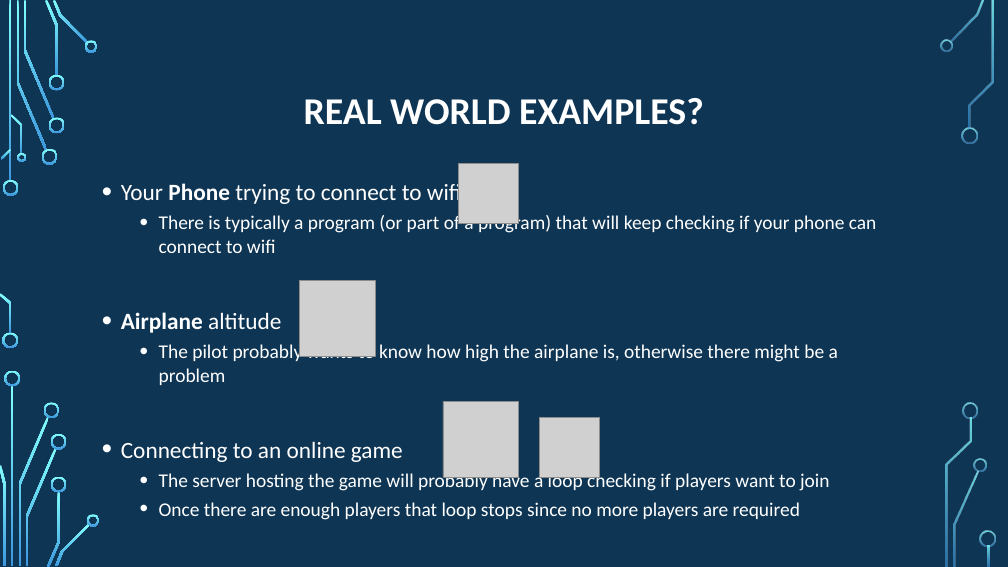
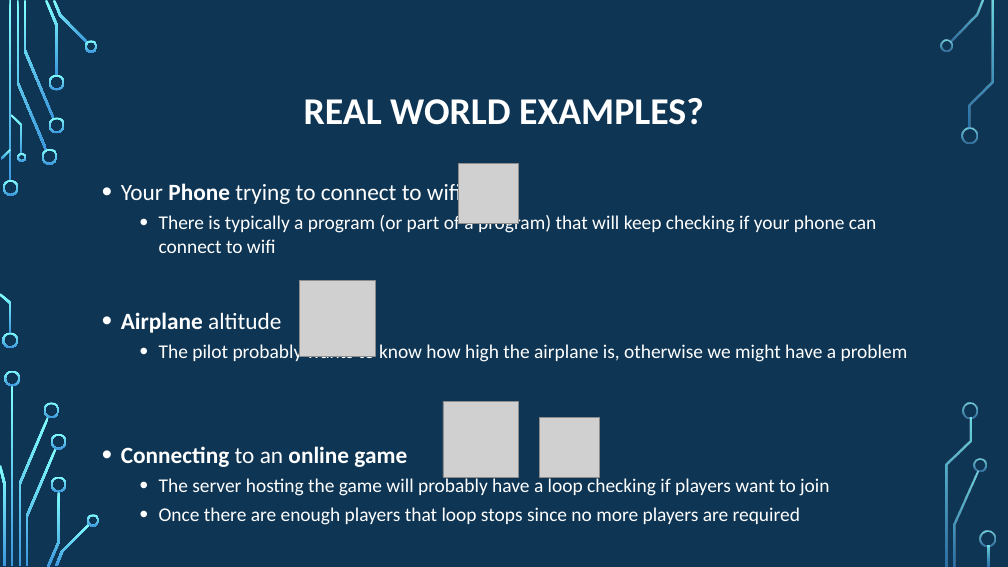
Before and after one commit to psypdt/ZIS_C-_Summer_Course_2019, a slide deck: slide 6 of Day_3/Day_3.pptx. Drawn at 1008x567 pixels with LibreOffice and Linux fonts; fonts in the diff are those of the drawing; grey boxes stand for pictures; background and template pictures are left out. Boxes give left, top, right and bottom in pixels: in the first picture for what was removed or moved away, otherwise in the second. Text is boxed around its words. In the diff, an @@ line names an element or a change of style, - is before the commit and + after.

```diff
--- a/Day_3/Day_3.pptx
+++ b/Day_3/Day_3.pptx
@@ text at (159,342,908,364): text changed @@
-  • The pilot probably wants to know how high the airplane is, otherwise there might be a problem
+  • The pilot probably wants to know how high the airplane is, otherwise we might have a problem
@@ text at (121,446,407,467): bold on in "Connecting online game" @@
```
Also in this commit, not shown: 13 other slides changed, 1 other file.
